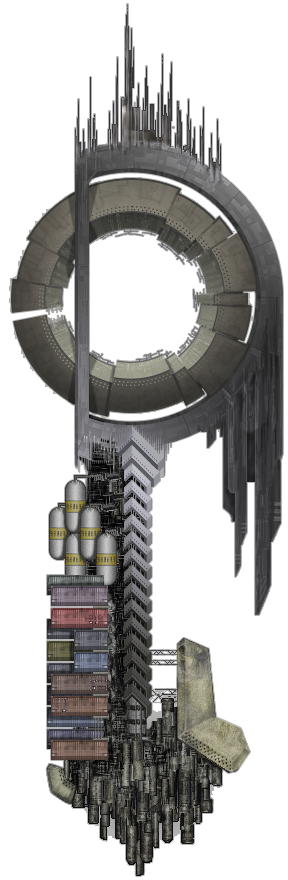
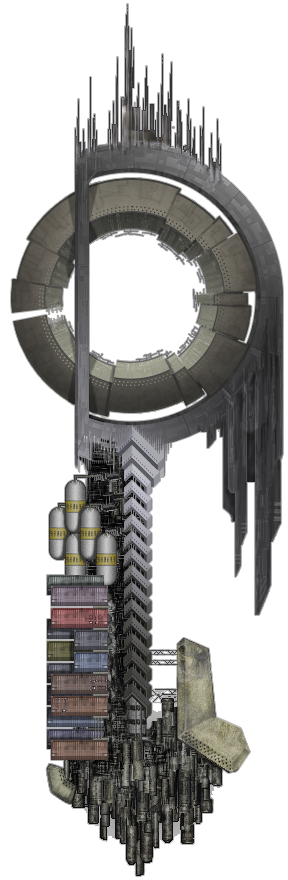
Two versions of the same layered image (288x880). Layer-by-layer changes:
painted on "inner ring" (1st of 2, in "SOURCE" › "inner ring iteration 4") over <box>9,189,253,394</box>
